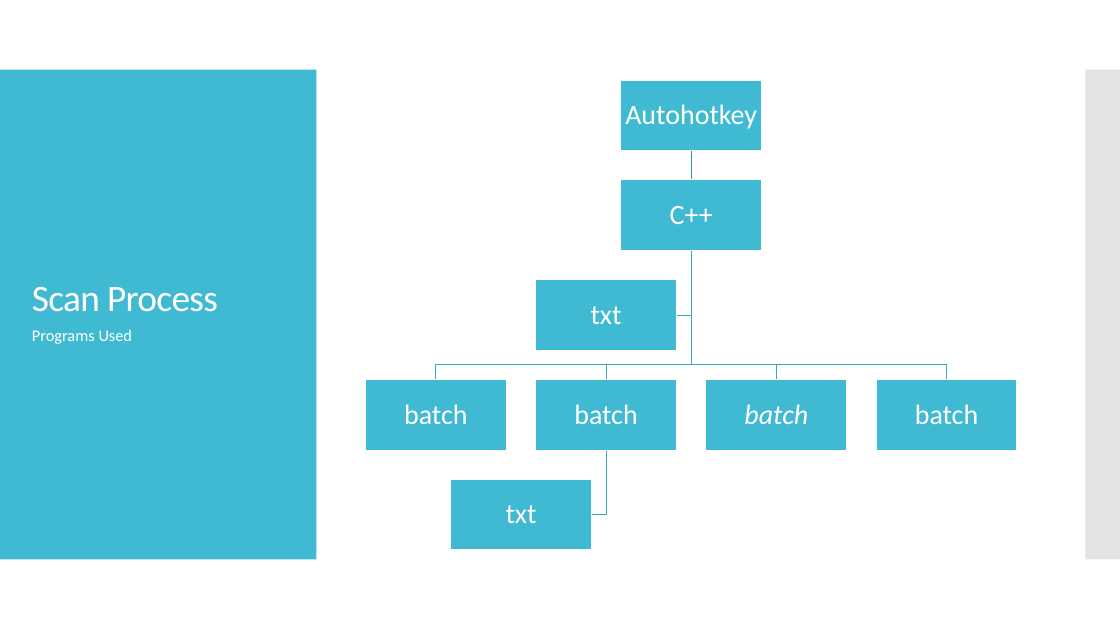
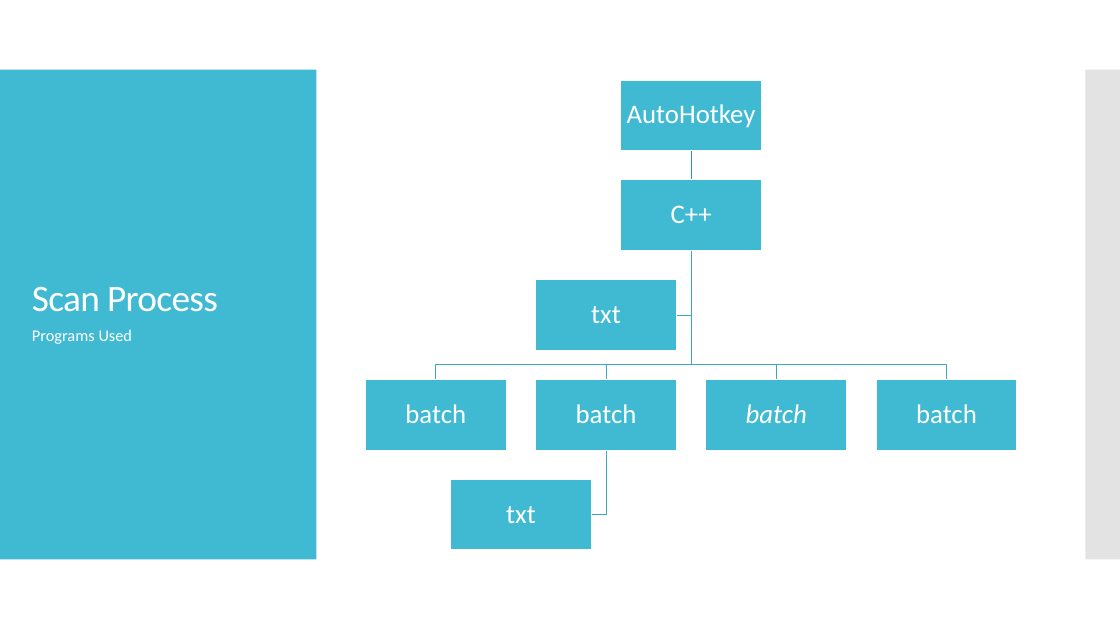
Before and after one commit to pixustechnologies/labelSerialNumberProject, a slide deck: slide 8 of LabelSerialNumberChangeProposal.pptx. Drawn at 1120x630 pixels with LibreOffice and Linux fonts; fonts in the diff are those of the drawing. Boxes give left, top, right and bottom in pixels: in the first picture for what was removed or moved away, otherwise in the second. Text is boxed around its words. In the diff, an @@ line names an element or a change of style, - is before the commit and + after.

```diff
--- a/LabelSerialNumberChangeProposal.pptx
+++ b/LabelSerialNumberChangeProposal.pptx
@@ text at (627, 104, 756, 128): text changed; size 24 to 23 pt @@
-Autohotkey
+AutoHotkey
@@ size 24 to 23 pt in 4 elements at (405, 404, 466, 423), (576, 404, 637, 423), (746, 404, 807, 423), (916, 404, 977, 423) @@
```
Also in this commit, not shown: 9 other slides changed, 4 slides added, 12 other files.
